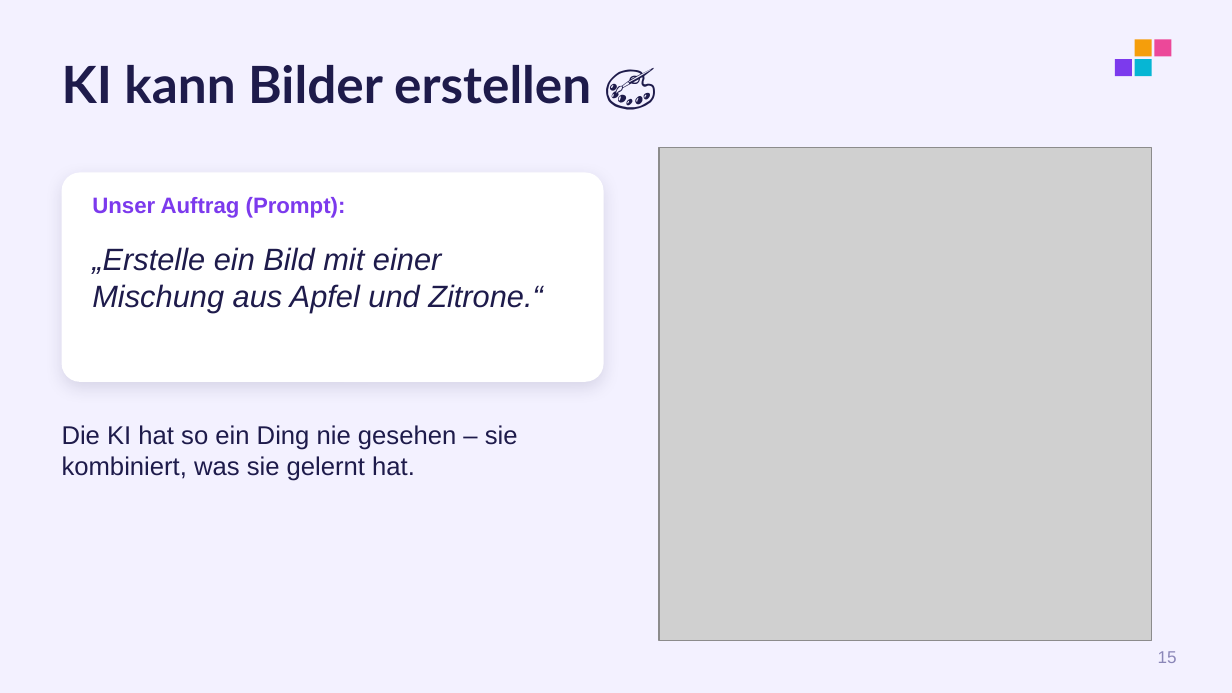
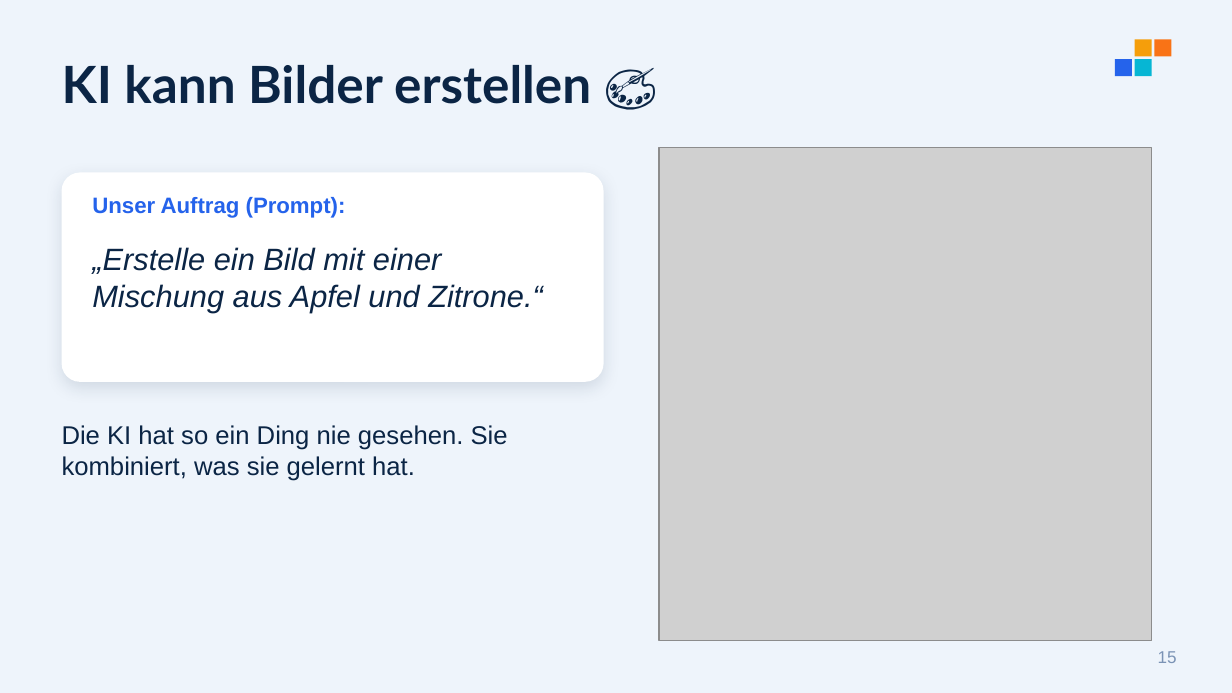
Before and after one commit to Robsbaer/monte26, a slide deck: slide 15 of Dokumente/Folien.pptx. Drawn at 1232x693 pixels with LibreOffice and Linux fonts; fonts in the diff are those of the drawing; grey boxes stand for pictures. Boxes give left, top, right and bottom in pixels: in the first picture for what was removed or moved away, otherwise in the second. Text is boxed around its words. In the diff, an @@ line names an element or a change of style, - is before the commit and + after.

```diff
--- a/Dokumente/Folien.pptx
+++ b/Dokumente/Folien.pptx
@@ background #F3F1FF to #EEF4FB @@
@@ title "KI kann Bilder erstellen 🎨" at (62, 65, 591, 104): text colour #1E1B4B to #0B2545 @@
@@ rectangle at (1115, 59, 1132, 76): fill #7C3AED to #2563EB @@
@@ rectangle at (1154, 39, 1172, 57): fill #EC4899 to #F97316 @@
@@ rounded rectangle at (62, 172, 604, 382): shadow changed @@
@@ text "Unser Auftrag (Prompt):" at (92, 197, 346, 218): text colour #7C3AED to #2563EB @@
@@ text "„Erstelle ein Bild mit einer ..." at (92, 247, 543, 313): text colour #1E1B4B to #0B2545 @@
@@ text at (62, 425, 508, 481): text changed; text colour #1E1B4B to #0B2545 @@
-Die KI hat so ein Ding nie gesehen – sie kombiniert, was sie gelernt hat.
+Die KI hat so ein Ding nie gesehen. Sie kombiniert, was sie gelernt hat.
@@ page number at (1158, 651, 1177, 663): text colour #8B87B8 to #7B93B5 @@
```
Also in this commit, not shown: 31 other slides changed, 7 other files.
